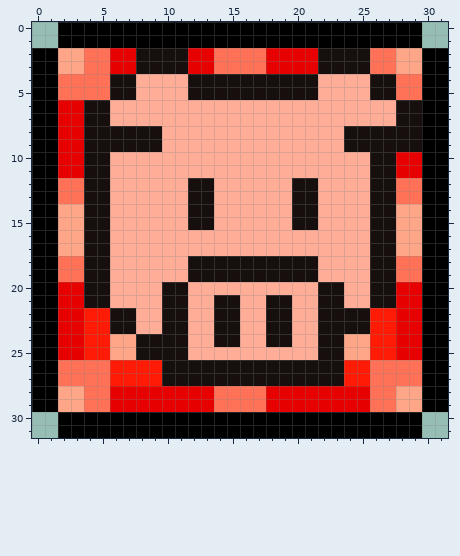
Two versions of one pixel-art sprite, Buffs/Hexed.png. This is how it looked before the edit.
The file is 32x32 pixels.
The result:
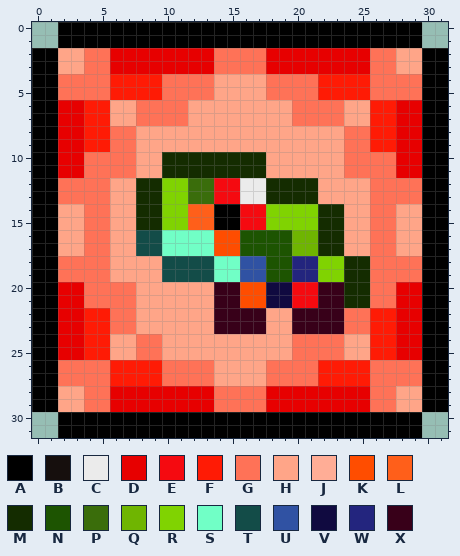
Palette (. is transparent): A #000000  B #160f0d  C #ebebeb  D #e70000  E #f50a10  F #ff1b05  G #ff7257  H #ffa588  J #ffad96  K #ff4d00  L #ff5f1a  M #142c00  N #1d5401  P #3a6d0b  Q #6fb501  R #80d301  S #71ffc6  T #134c48  U #3052a3  V #100a40  W #23257e  X #380019
What changed:
Colour J becomes colour A in rows 14 to 15 at x 14 to 15.
Colour J becomes colour C in rows 12 to 13 at x 16 to 17.
Colour B becomes colour D in rows 2 to 3 at x 8 to 11 and 22 to 25; in rows 6 to 9 at x 28 to 29.
Colour J becomes colour E in rows 12 to 13 at x 14 to 15; in rows 14 to 15 at x 16 to 17; in rows 20 to 21 at x 20 to 21.
Colour B becomes colour F in rows 4 to 5 at x 6 to 7; in rows 6 to 7 at x 4 to 5; in rows 8 to 9 at x 4 to 5 and 26 to 27; in rows 26 to 27 at x 22 to 23.
Colour J becomes colour F in rows 4 to 5 at x 8 to 9 and 22 to 25; in rows 6 to 7 at x 26 to 27.
Colour B becomes colour G in rows 4 to 5 at x 12 to 13, 18 to 21 and 26 to 27; in rows 8 to 9 at x 6 to 7 and 24 to 25; in rows 10 to 21 at x 4 to 5 and 26 to 27; in rows 22 to 23 at x 6 to 7 and 24 to 25; in rows 24 to 25 at x 8 to 9 and 22 to 23; in rows 26 to 27 at x 10 to 13 and 18 to 21.
Colour J becomes colour G in rows 4 to 5 at x 10 to 11; in rows 6 to 7 at x 8 to 11 and 20 to 23; in rows 10 to 11 at x 6 to 7 and 24 to 25; in rows 20 to 21 at x 6 to 7; in rows 24 to 25 at x 20 to 21.
Colour B becomes colour H in rows 4 to 5 at x 14 to 17; in rows 8 to 9 at x 8 to 9; in rows 20 to 21 at x 10 to 11; in rows 22 to 23 at x 10 to 11 and 18 to 19; in row 24 at x 10 to 11, 14 to 15 and 18 to 19; in row 25 at x 10 to 11.
Colour B becomes colour H in rows 26 to 27 at x 14 to 17.
Colour J becomes colour H in rows 6 to 7 at x 6 to 7, 12 to 19 and 24 to 25; in rows 8 to 9 at x 10 to 23; in rows 10 to 11 at x 8 to 9 and 18 to 23; in rows 12 to 13 at x 6 to 7 and 22 to 25; in rows 14 to 17 at x 6 to 7 and 24 to 25; in rows 18 to 19 at x 6 to 9.
Colour J becomes colour H in rows 20 to 23 at x 8 to 9 and 12 to 13; in row 24 at x 12 to 13 and 16 to 17; in row 25 at x 12 to 19.
Colour J becomes colour K in rows 16 to 17 at x 14 to 15; in rows 20 to 21 at x 16 to 17.
Colour B becomes colour L in rows 14 to 15 at x 12 to 13.
Colour B becomes colour M in rows 12 to 13 at x 20 to 21.
Colour J becomes colour M in rows 10 to 11 at x 10 to 17; in rows 12 to 13 at x 8 to 9 and 18 to 19; in rows 14 to 15 at x 8 to 9 and 22 to 23; in rows 16 to 17 at x 22 to 23; in rows 18 to 21 at x 24 to 25.
Colour B becomes colour N in rows 18 to 19 at x 18 to 19.
Colour J becomes colour N in rows 16 to 17 at x 16 to 19.
Colour B becomes colour P in rows 12 to 13 at x 12 to 13.
Colour J becomes colour Q in rows 16 to 17 at x 20 to 21.
Colour B becomes colour R in rows 14 to 15 at x 20 to 21.
Colour J becomes colour R in rows 12 to 13 at x 10 to 11; in rows 14 to 15 at x 10 to 11 and 18 to 19; in rows 18 to 19 at x 22 to 23.
Colour B becomes colour S in rows 18 to 19 at x 14 to 15.
Colour J becomes colour S in rows 16 to 17 at x 10 to 13.
Colour B becomes colour T in rows 18 to 19 at x 12 to 13.
Colour J becomes colour T in rows 16 to 17 at x 8 to 9; in rows 18 to 19 at x 10 to 11.
Colour B becomes colour U in rows 18 to 19 at x 16 to 17.
Colour B becomes colour V in row 21 at x 18 to 19.
Colour J becomes colour V in row 20 at x 18 to 19.
Colour B becomes colour W in rows 18 to 19 at x 20 to 21.
Colour B becomes colour X in row 20 at x 22 to 23; in rows 21 to 23 at x 14 to 15 and 22 to 23.
Colour J becomes colour X in row 20 at x 14 to 15; in rows 22 to 23 at x 16 to 17 and 20 to 21.
Changed places in both pictures, as pixel boxes (x1, y1, x2, y2):
changed: (84, 48, 422, 386)
